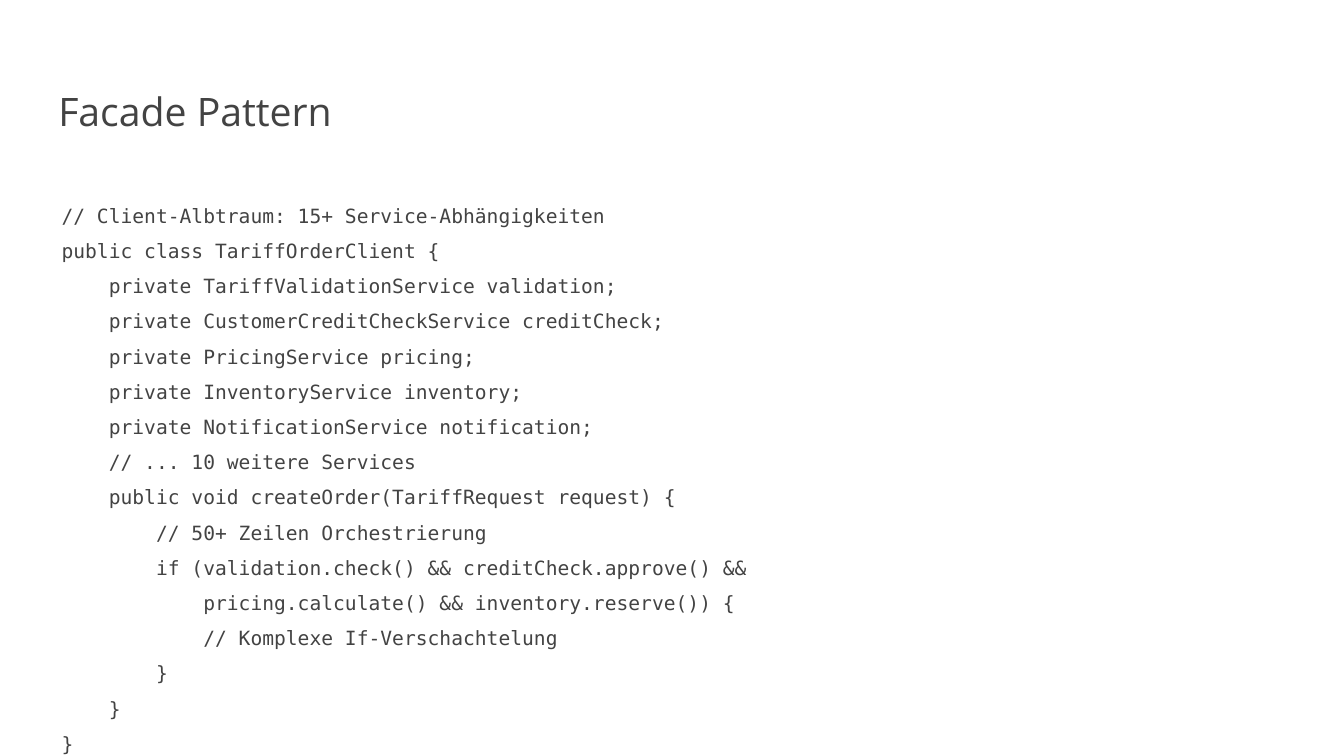
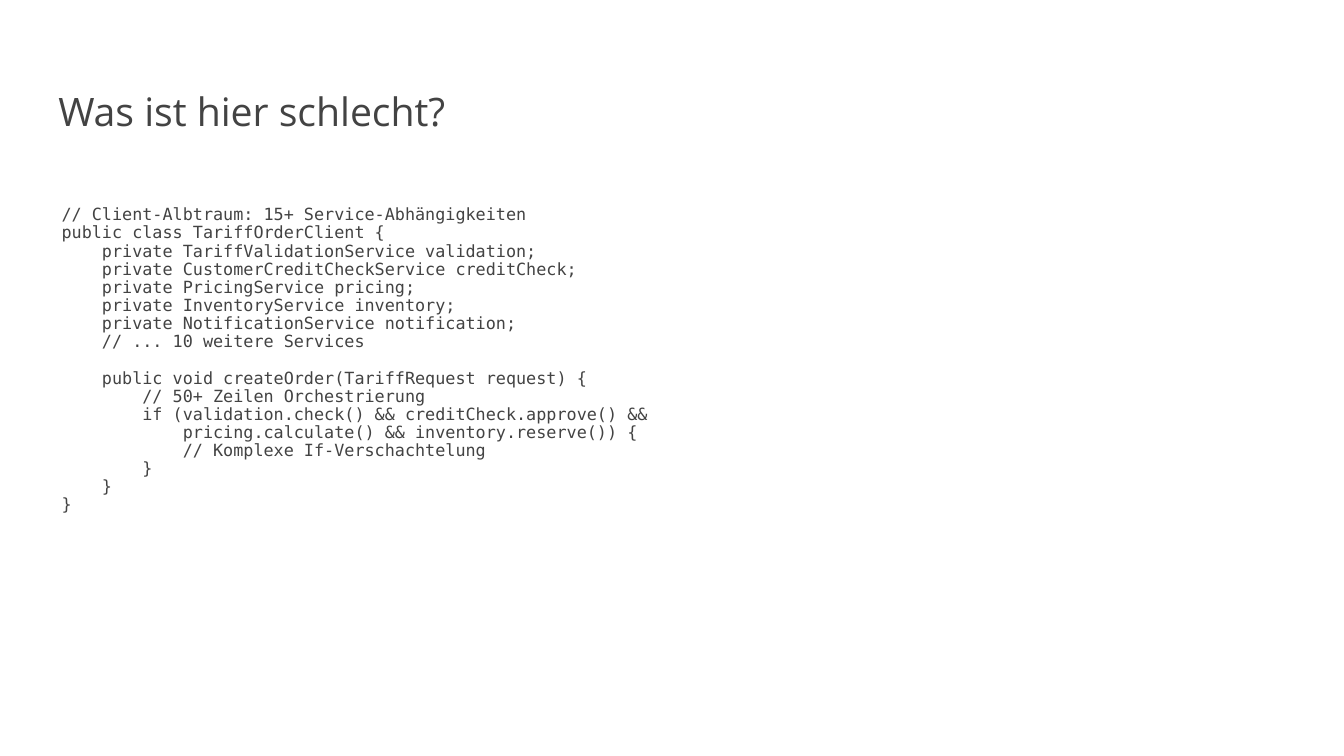
Before and after one commit to vanillacore-net/september-2025-telekom-training, a slide deck: slide 13 of presentations/powerpoint/block2-presentation.pptx (slide 10 before the commit). Drawn at 1344x756 pixels with LibreOffice and Linux fonts; fonts in the diff are those of the drawing; background and template pictures are left out. Boxes give left, top, right and bottom in pixels: in the first picture for what was removed or moved away, otherwise in the second. Text is boxed around its words. In the diff, an @@ line names an element or a change of style, - is before the commit and + after.

```diff
--- a/presentations/powerpoint/block2-presentation.pptx
+++ b/presentations/powerpoint/block2-presentation.pptx
@@ title at (x1=58, y1=96, x2=445, y2=127): text changed @@
-Facade Pattern
+Was ist hier schlecht?
@@ text at (x1=62, y1=207, x2=617, y2=460): text changed; size 14 to 12 pt @@
-// Client-Albtraum: 15+ Service-Abhängigkeiten
-public class TariffOrderClient {
-private TariffValidationService validation;
-private CustomerCreditCheckService creditCheck;
-private PricingService pricing;
-private InventoryService inventory;
-private NotificationService notification;
-// ... 10 weitere Services
-public void createOrder(TariffRequest request) {
-// 50+ Zeilen Orchestrierung
-if (validation.check() && creditCheck.approve() &&
-pricing.calculate() && inventory.reserve()) {
-// Komplexe If-Verschachtelung
-}
-}
-}
+// Client-Albtraum: 15+ Service-Abhängigkeiten
+public class TariffOrderClient {
+private TariffValidationService validation;
+private CustomerCreditCheckService creditCheck;
+private PricingService pricing;
+private InventoryService inventory;
+private NotificationService notification;
+// ... 10 weitere Services
+public void createOrder(TariffRequest request) {
+// 50+ Zeilen Orchestrierung
+if (validation.check() && creditCheck.approve() &&
+pricing.calculate() && inventory.reserve()) {
+// Komplexe If-Verschachtelung
+}
+}
+}
```
Also in this commit, not shown: 22 other slides changed, 7 slides added, 1 slide removed, 17 other files.
